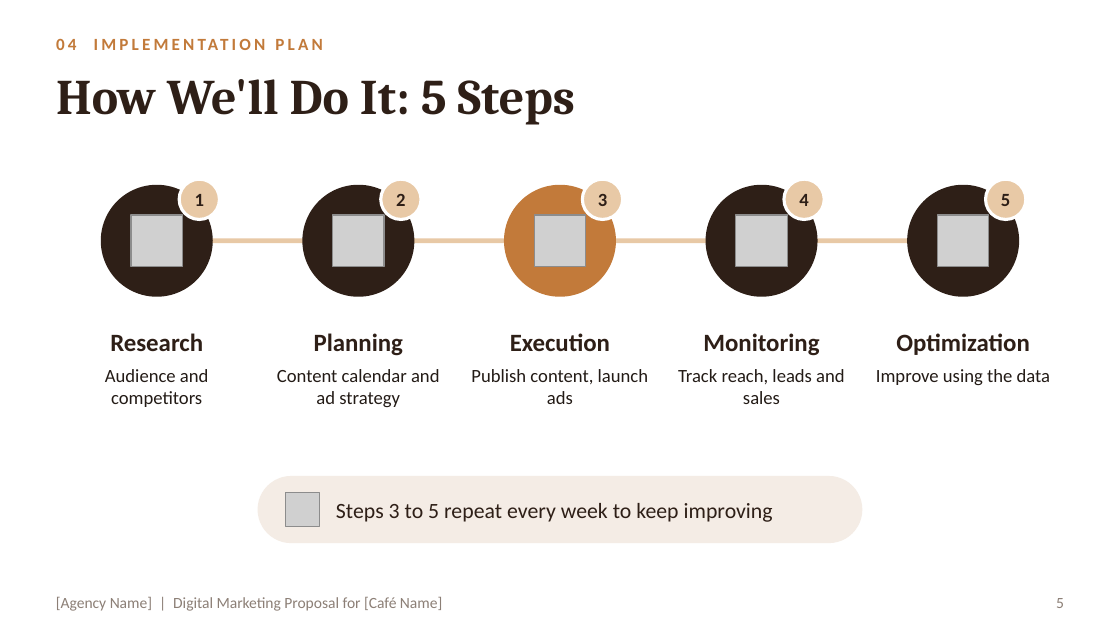
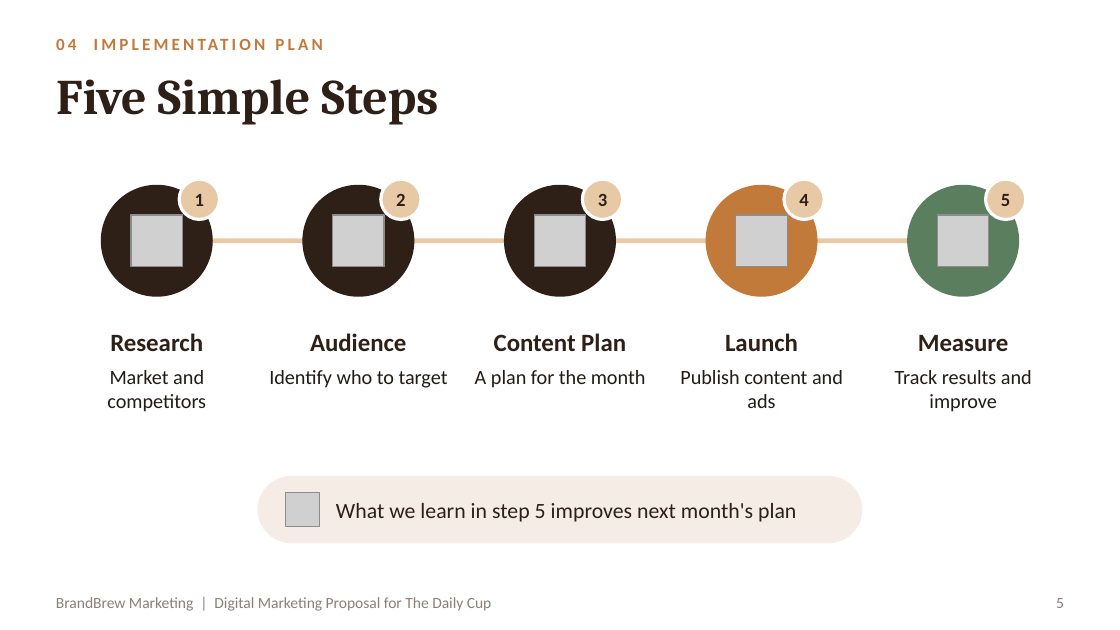
Before and after one commit to RahmaOshba/RahmaOshba, a slide deck: slide 5 of Cafe_Marketing_Proposal.pptx. Drawn at 1120x630 pixels with LibreOffice and Linux fonts; fonts in the diff are those of the drawing; grey boxes stand for pictures. Boxes give left, top, right and bottom in pixels: in the first picture for what was removed or moved away, otherwise in the second. Text is boxed around its words. In the diff, an @@ line names an element or a change of style, - is before the commit and + after.

```diff
--- a/Cafe_Marketing_Proposal.pptx
+++ b/Cafe_Marketing_Proposal.pptx
@@ title at [56,79,438,125]: text changed @@
-How We'll Do It: 5 Steps
+Five Simple Steps
@@ ellipse at [504,185,616,297]: fill #C27A3A to #2E1F17 @@
@@ ellipse at [706,185,818,297]: fill #2E1F17 to #C27A3A @@
@@ ellipse at [907,185,1019,297]: fill #2E1F17 to #5B7F5E @@
@@ text at [310,333,406,351]: text changed @@
-Planning
+Audience
@@ text at [494,333,626,351]: text changed @@
-Execution
+Content Plan
@@ text at [725,333,798,351]: text changed @@
-Monitoring
+Launch
@@ text at [918,335,1009,351]: text changed @@
-Optimization
+Measure
@@ text at [107,370,206,412]: text changed; size 12 to 13 pt @@
-Audience and competitors
+Market and competitors
@@ text at [269,370,448,388]: text changed; size 12 to 13 pt @@
-Content calendar and ad strategy
+Identify who to target
@@ text at [475,370,646,388]: text changed; size 12 to 13 pt @@
-Publish content, launch ads
+A plan for the month
@@ text at [680,370,843,408]: text changed; size 12 to 13 pt @@
-Track reach, leads and sales
+Publish content and ads
@@ text at [895,370,1032,412]: text changed; size 12 to 13 pt @@
-Improve using the data
+Track results and improve
@@ text at [336,503,796,522]: text changed @@
-Steps 3 to 5 repeat every week to keep improving
+What we learn in step 5 improves next month's plan
@@ text at [56,597,492,611]: text changed @@
-[Agency Name] | Digital Marketing Proposal for [Café Name]
+BrandBrew Marketing | Digital Marketing Proposal for The Daily Cup
```
Also in this commit, not shown: 8 other slides changed, 2 slides added, 2 slides removed.
